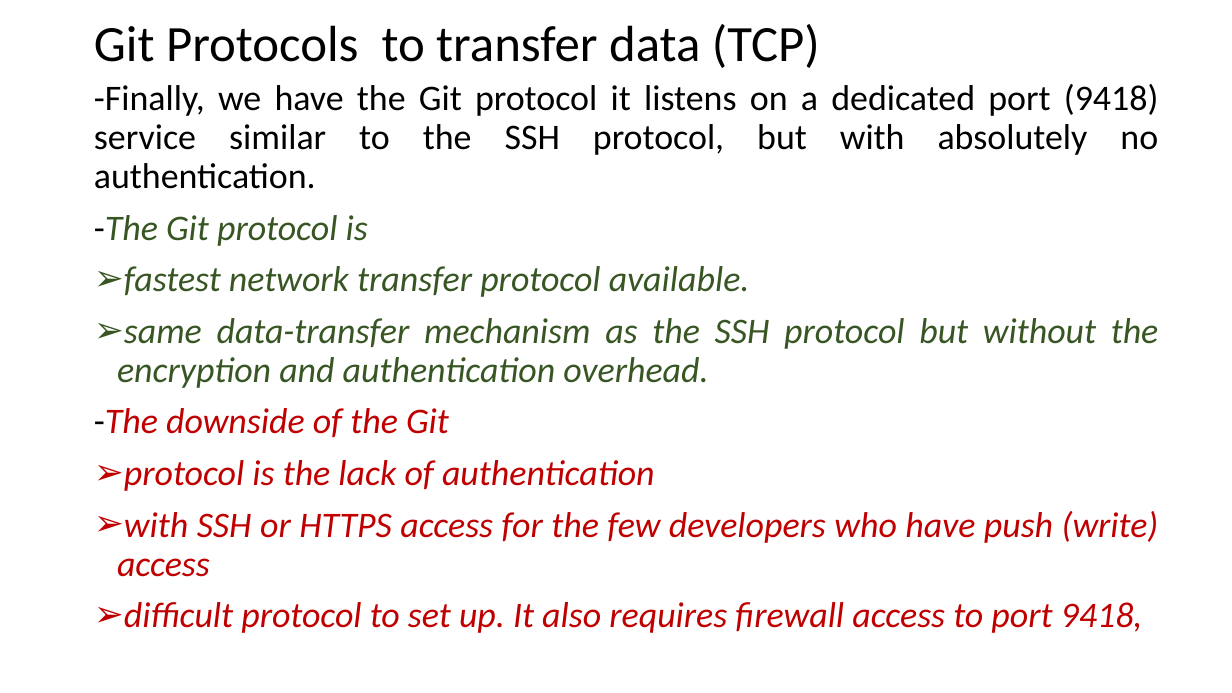
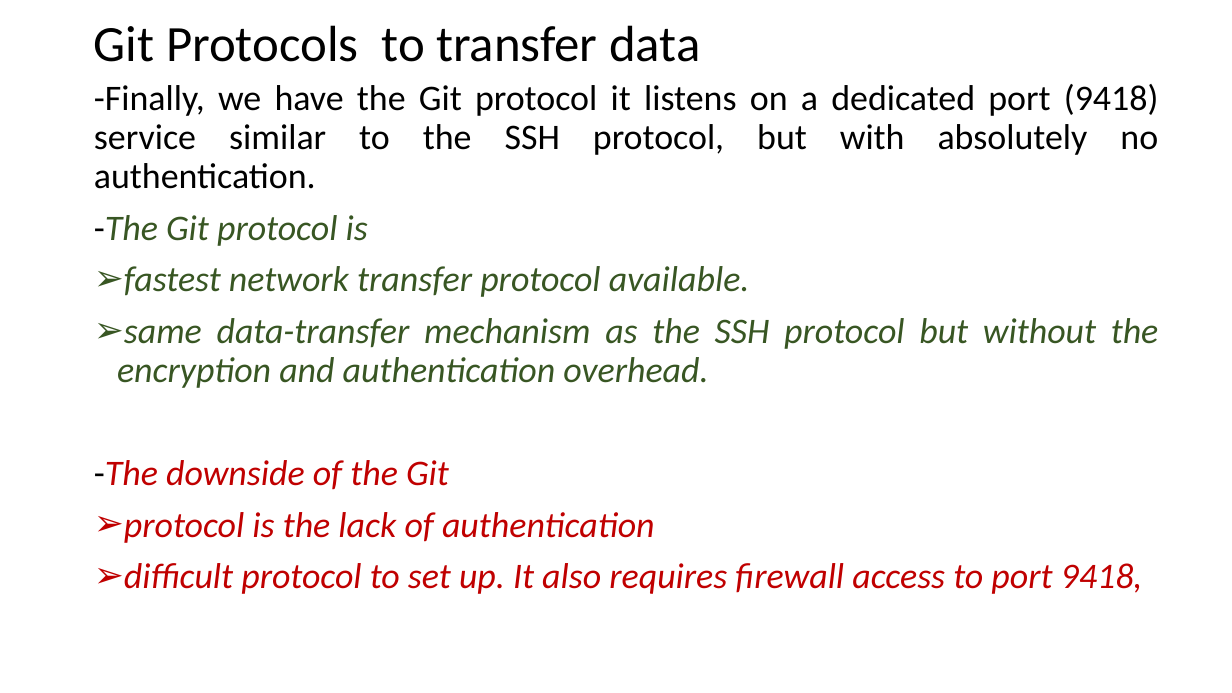
Before and after one commit to mhgulen/Dosyalar, a slide deck: slide 18 of Version Control Protocols.pptx. Drawn at 1232x693 pixels with LibreOffice and Linux fonts; fonts in the diff are those of the drawing. Boxes give left, top, right and bottom in pixels: in the first picture for what was removed or moved away, otherwise in the second. Text is boxed around its words. In the diff, an @@ line names an element or a change of style, - is before the commit and + after.

```diff
--- a/Version Control Protocols.pptx
+++ b/Version Control Protocols.pptx
@@ title at (94, 25, 700, 62): text changed @@
-Git Protocols to transfer data (TCP)
+Git Protocols to transfer data
@@ text at (117, 511, 1159, 577): paragraph removed @@
-➢ with SSH or HTTPS access for the few developers who have push (write) access
```
Also in this commit, not shown: 9 other slides changed, 1 slide removed.
